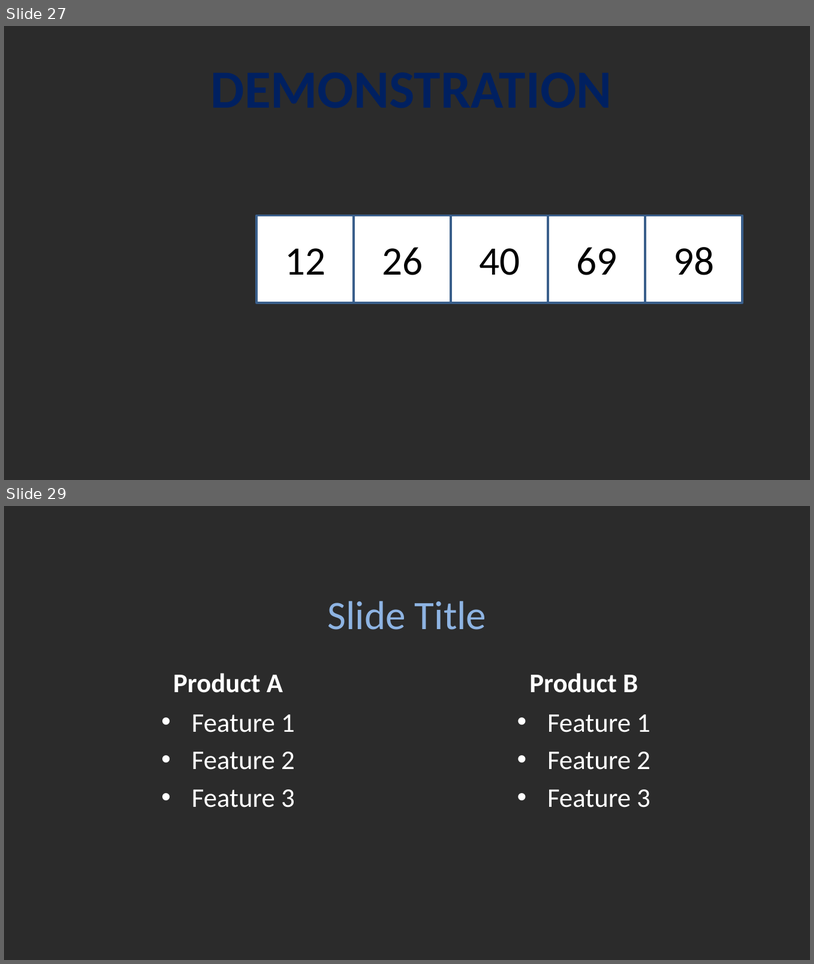
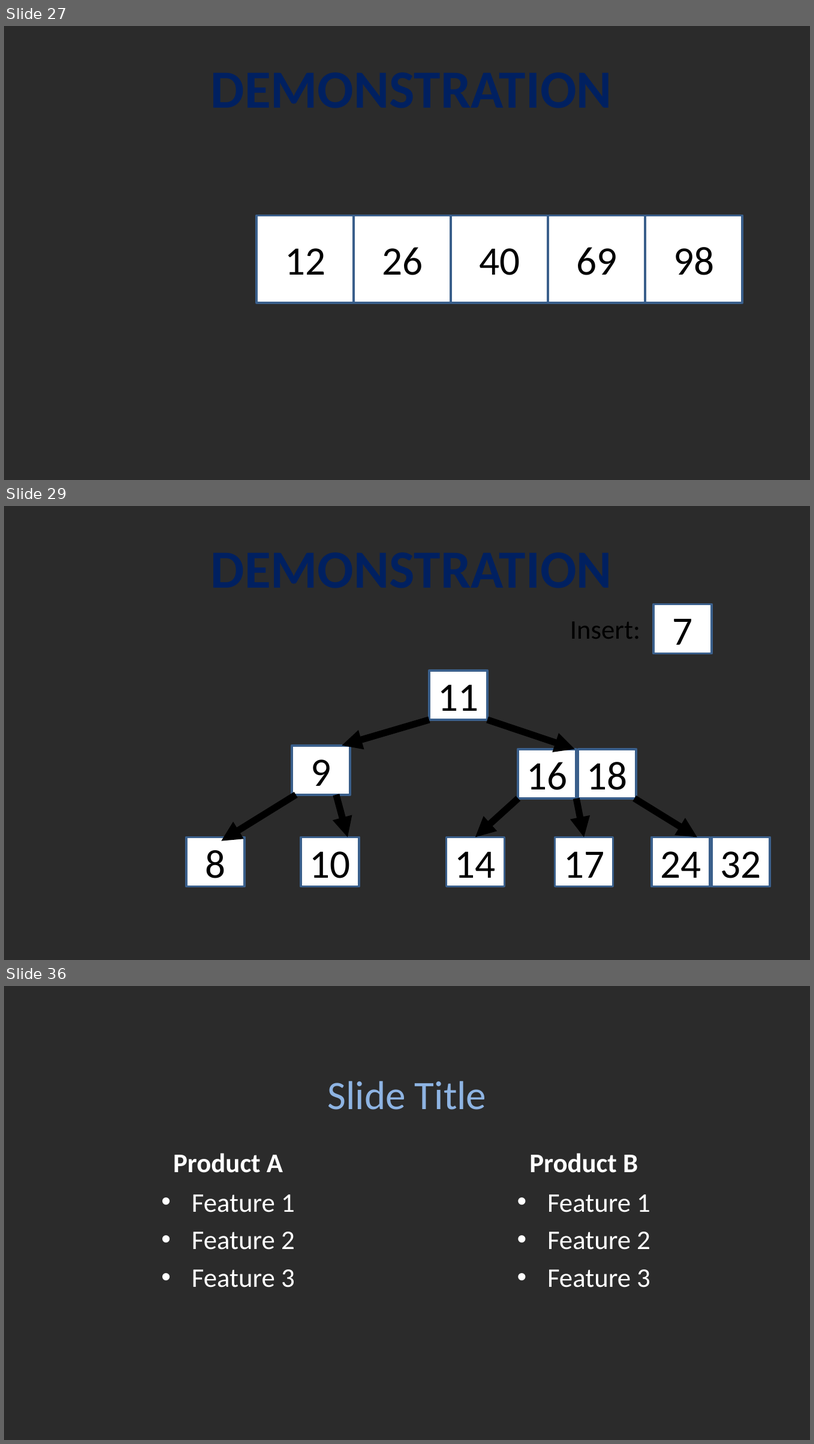
Before and after one commit to viettungvuong/Seminar, a slide deck: Seminar.pptx. Shown one above the other, each under a label of ours: slides 27 and 29 before the commit, slides 27, 29 and 36 after it; the slides between them are not shown. The pictures are 814x964 and 814x1444 pixels, drawn with LibreOffice and Linux fonts; fonts in the diff are those of the drawing; background and template pictures are left out; a plain dark background stands for a picture behind light text. Boxes give left, top, right and bottom in pixels: in the first picture for what was removed or moved away, otherwise in the second. Text is boxed around its words. In the diff, an @@ line names an element or a change of style, - is before the commit and + after.

```diff
--- a/Seminar.pptx
+++ b/Seminar.pptx
@@ slide 29 added at [4, 506, 810, 960], background picture (left out) @@
@@ title added at [203, 535, 773, 599], 48 pt, text #002060, bold @@
+DEMONSTRATION
@@ rectangle added at [654, 604, 712, 654], fill #FFFFFF, outline #3A5F8C 2 pt, 36 pt, text #000000 @@
+7
@@ text added at [570, 622, 641, 639], 24 pt, text #000000 @@
+Insert:
@@ rectangle added at [430, 670, 488, 720], fill #FFFFFF, outline #3A5F8C 2 pt, 36 pt, text #000000 @@
+11
@@ arrow added from (430, 720) to (342, 745), #000000 6 pt @@
@@ arrow added from (488, 720) to (575, 749), #000000 6 pt @@
@@ rectangle added at [292, 745, 350, 795], fill #FFFFFF, outline #3A5F8C 2 pt, 36 pt, text #000000 @@
+9
@@ rectangle added at [518, 749, 576, 798], fill #FFFFFF, outline #3A5F8C 2 pt, 36 pt, text #000000 @@
+16
@@ rectangle added at [578, 749, 636, 798], fill #FFFFFF, outline #3A5F8C 2 pt, 36 pt, text #000000 @@
+18
@@ arrow added from (296, 795) to (222, 841), #000000 6 pt @@
@@ arrow added from (336, 795) to (348, 837), #000000 6 pt @@
@@ arrow added from (518, 798) to (476, 837), #000000 6 pt @@
@@ arrow added from (576, 798) to (585, 837), #000000 6 pt @@
@@ arrow added from (635, 798) to (698, 837), #000000 6 pt @@
@@ rectangle added at [186, 837, 245, 886], fill #FFFFFF, outline #3A5F8C 2 pt, 36 pt, text #000000 @@
+8
@@ rectangle added at [301, 837, 359, 886], fill #FFFFFF, outline #3A5F8C 2 pt, 36 pt, text #000000 @@
+10
@@ rectangle added at [447, 837, 505, 886], fill #FFFFFF, outline #3A5F8C 2 pt, 36 pt, text #000000 @@
+14
@@ rectangle added at [555, 837, 613, 886], fill #FFFFFF, outline #3A5F8C 2 pt, 36 pt, text #000000 @@
+17
@@ rectangle added at [651, 837, 710, 886], fill #FFFFFF, outline #3A5F8C 2 pt, 36 pt, text #000000 @@
+24
@@ rectangle added at [712, 837, 770, 886], fill #FFFFFF, outline #3A5F8C 2 pt, 36 pt, text #000000 @@
+32
@@ what was slide 29 is now slide 36 @@
```
Also in this commit, not shown: 7 other slides added, 1 slide removed, 1 other file.
